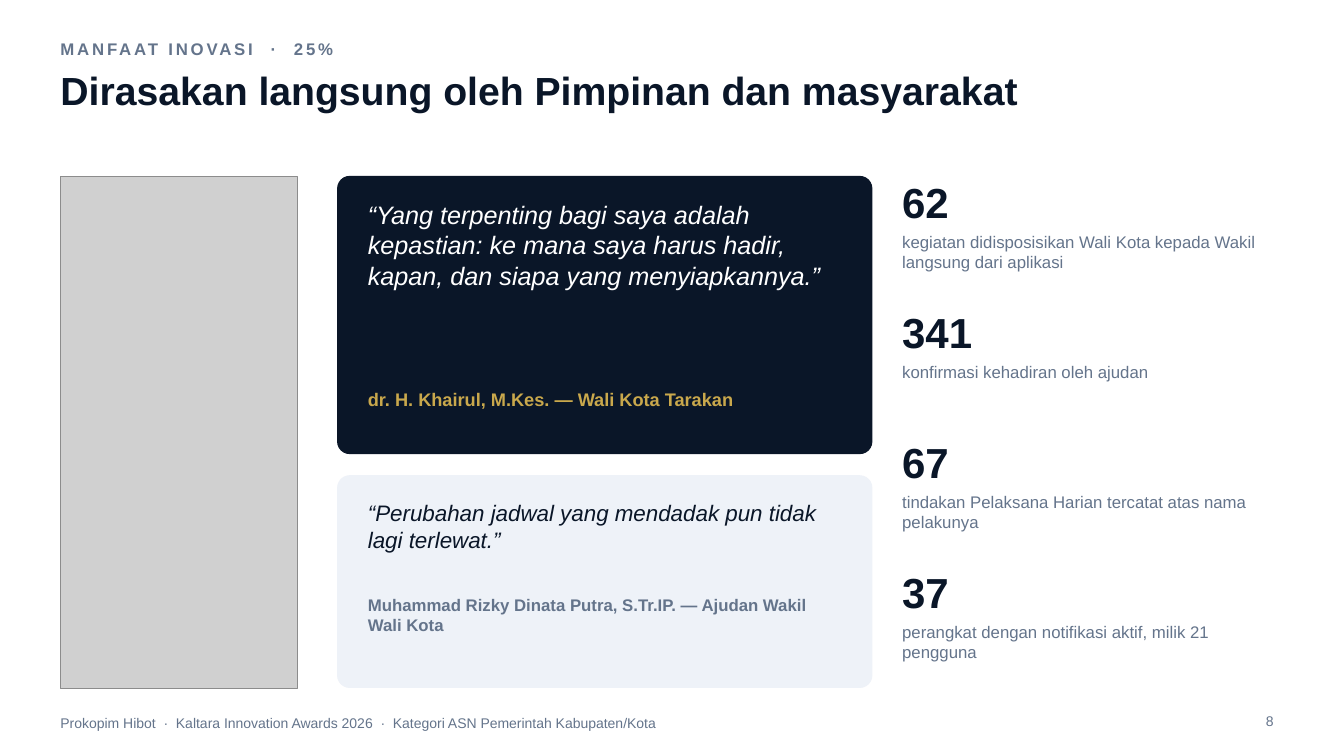
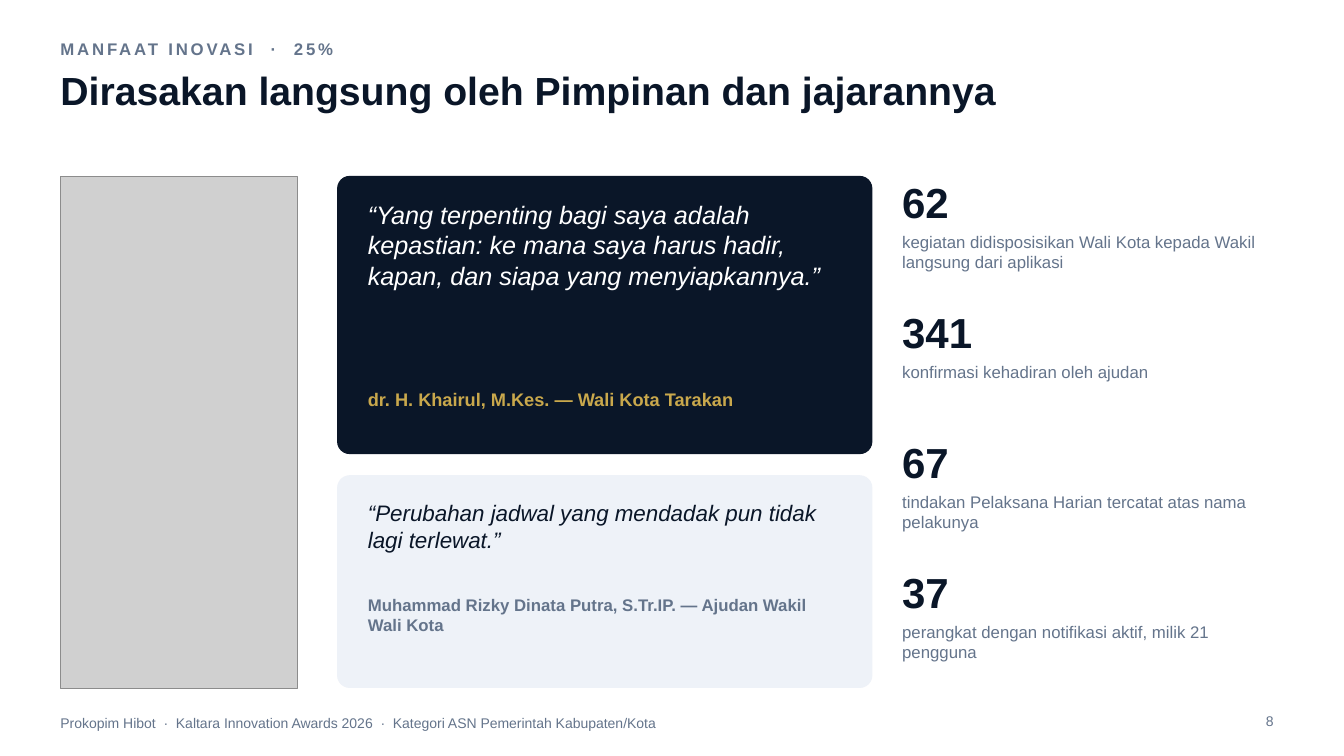
Before and after one commit to ega394/joyful-visuals, a slide deck: slide 8 of docs/lomba/kaltara/Paparan-Prokopim-Hibot-Kaltara-2026.pptx. Drawn at 1344x756 pixels with LibreOffice and Linux fonts; fonts in the diff are those of the drawing; grey boxes stand for pictures; background and template pictures are left out. Boxes give left, top, right and bottom in pixels: in the first picture for what was removed or moved away, otherwise in the second. Text is boxed around its words. In the diff, an @@ line names an element or a change of style, - is before the commit and + after.

```diff
--- a/docs/lomba/kaltara/Paparan-Prokopim-Hibot-Kaltara-2026.pptx
+++ b/docs/lomba/kaltara/Paparan-Prokopim-Hibot-Kaltara-2026.pptx
@@ title at <box>60,76,996,113</box>: text changed @@
-Dirasakan langsung oleh Pimpinan dan masyarakat
+Dirasakan langsung oleh Pimpinan dan jajarannya
```
Also in this commit, not shown: 2 other slides changed, 15 other files.
